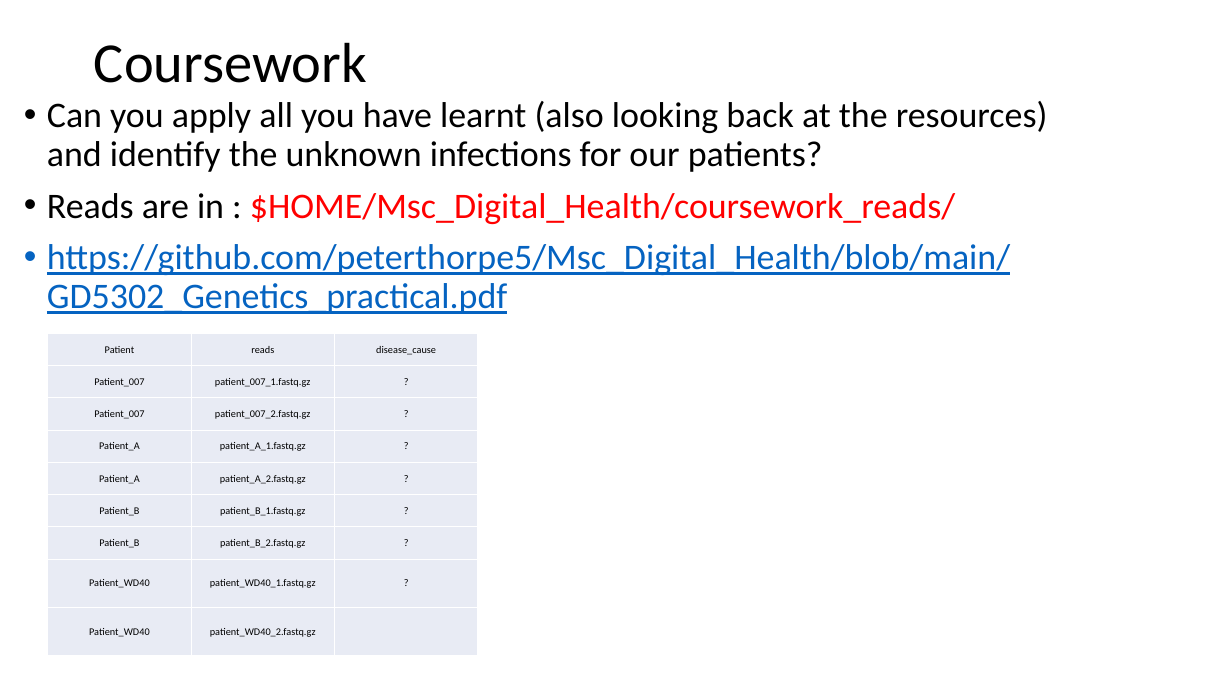
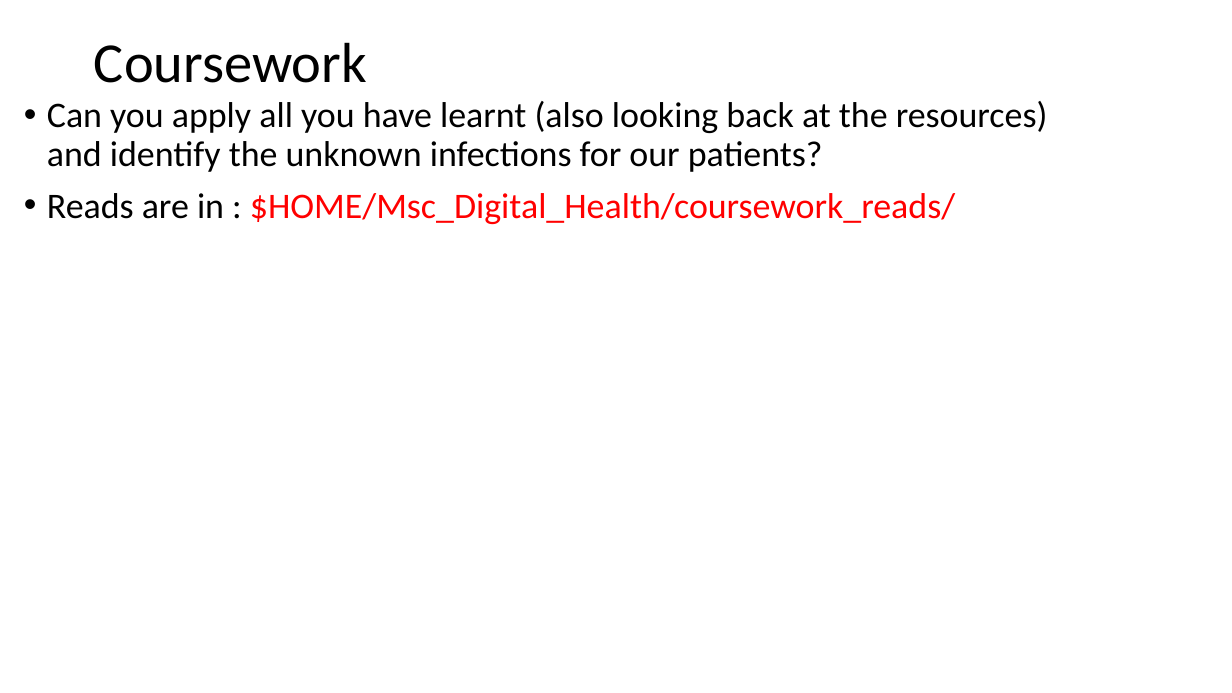
Before and after one commit to peterthorpe5/Msc_Digital_Health, a slide deck: slide 18 of powerpoint/1_ASSEMBLY_WORKSHOP.pptx. Drawn at 1232x693 pixels with LibreOffice and Linux fonts; fonts in the diff are those of the drawing. Boxes give left, top, right and bottom in pixels: in the first picture for what was removed or moved away, otherwise in the second. Text is boxed around its words. In the diff, an @@ line names an element or a change of style, - is before the commit and + after.

```diff
--- a/powerpoint/1_ASSEMBLY_WORKSHOP.pptx
+++ b/powerpoint/1_ASSEMBLY_WORKSHOP.pptx
@@ text at bbox=[47, 244, 1010, 314]: paragraph removed @@
-• https://github.com/peterthorpe5/Msc_Digital_Health/blob/main/GD5302_Genetics_practical.pdf
@@ table removed at bbox=[48, 334, 478, 656], 9 rows, 3 columns @@
-Patient | reads | disease_cause
-Patient_007 | patient_007_1.fastq.gz | ?
-Patient_007 | patient_007_2.fastq.gz | ?
-Patient_A | patient_A_1.fastq.gz | ?
-Patient_A | patient_A_2.fastq.gz | ?
-Patient_B | patient_B_1.fastq.gz | ?
-Patient_B | patient_B_2.fastq.gz | ?
-Patient_WD40 | patient_WD40_1.fastq.gz | ?
-Patient_WD40 | patient_WD40_2.fastq.gz | 
```
Also in this commit, not shown: 1 other slide changed, 3 other files.
